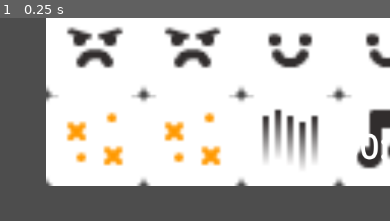
Above: before the commit, frame 1.
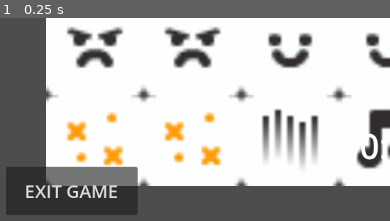
Above: after the commit, the same moment.

Repository: KartikaApDD/MemoryGame
Game: Godot game, scene res://main.tscn
The game is run twice, just before and just after one commit, with the same random seed, the same clock (stepped at 60 frames per second) and the same inputs. This scene is started directly instead of the project's main scene.
Inputs:
- Up to frame 1 (0.25 s): no input
The pictures show only the part of the screen within x 0-50%, y 50-100%; the shares and areas given below are measured in that part.

The runs differ from the first frame. In frame 1, 7.9% of the frame differs, in the area x 1-36%, y 72-98%.
Error in both runs: a number is required in operator '%'. (res://Timer.gd:17)

Commit message:
Update exit.gd

Diff:
--- /dev/null
+++ b/exit.gd
@@ -0,0 +1 @@
+extends Button
--- a/main.tscn
+++ b/main.tscn
@@ -1,7 +1,8 @@
-[gd_scene load_steps=6 format=3 uid="uid://dhl3syf7y1r5s"]
+[gd_scene load_steps=7 format=3 uid="uid://dhl3syf7y1r5s"]
 
 [ext_resource type="PackedScene" uid="uid://b100wqc8ojej2" path="res://tile_map.tscn" id="1_7vjub"]
 [ext_resource type="Script" path="res://Timer.gd" id="2_erxyl"]
+[ext_resource type="Script" path="res://exit.gd" id="3_qoypo"]
 
 [sub_resource type="SystemFont" id="SystemFont_37dg1"]
 font_names = PackedStringArray("Stencil")
@@ -18,9 +19,9 @@
 position = Vector2(578, 325)
 
 [node name="TileMap" parent="." instance=ExtResource("1_7vjub")]
+modulate = Color(0.992157, 1, 1, 1)
 position = Vector2(80, 62)
 scale = Vector2(4.4, 4.4)
-layer_0/z_index = 5
 
 [node name="Timer" type="Node" parent="."]
 script = ExtResource("2_erxyl")
@@ -79,3 +80,14 @@
 theme_override_fonts/font = SubResource("SystemFont_hoy1l")
 theme_override_font_sizes/font_size = 40
 text = "Turns taken: "
+
+[node name="exit" type="Button" parent="."]
+offset_left = 22.0
+offset_top = 562.0
+offset_right = 212.0
+offset_bottom = 632.0
+theme_override_font_sizes/font_size = 26
+text = "EXIT GAME"
+script = ExtResource("3_qoypo")
+
+[connection signal="pressed" from="exit" to="TileMap" method="_on_exit_pressed"]
--- a/tile_map.gd
+++ b/tile_map.gd
@@ -90,3 +90,7 @@
 # Called every frame. 'delta' is the elapsed time since the previous frame.
 func _process(delta: float) -> void:
 	pass
+
+
+func _on_exit_pressed():
+	get_tree().quit()
--- a/tile_map.tscn
+++ b/tile_map.tscn
@@ -31,11 +31,12 @@
 0:1/0 = 0
 9:2/next_alternative_id = 2
 9:2/0 = 0
-9:2/1 = 1
 8:2/0 = 0
 7:2/0 = 0
-6:2/next_alternative_id = 3
+6:2/next_alternative_id = 4
 6:2/0 = 0
+6:2/3 = 3
+6:2/3/modulate = Color(0.713726, 0.431373, 1, 1)
 5:2/0 = 0
 4:2/0 = 0
 3:2/0 = 0
@@ -52,6 +53,7 @@
 tile_set = SubResource("TileSet_sacd5")
 format = 2
 layer_0/name = "hidden"
+layer_0/z_index = 5
 layer_1/name = "reveal"
 layer_1/tile_data = PackedInt32Array()
 script = ExtResource("2_d46i3")
